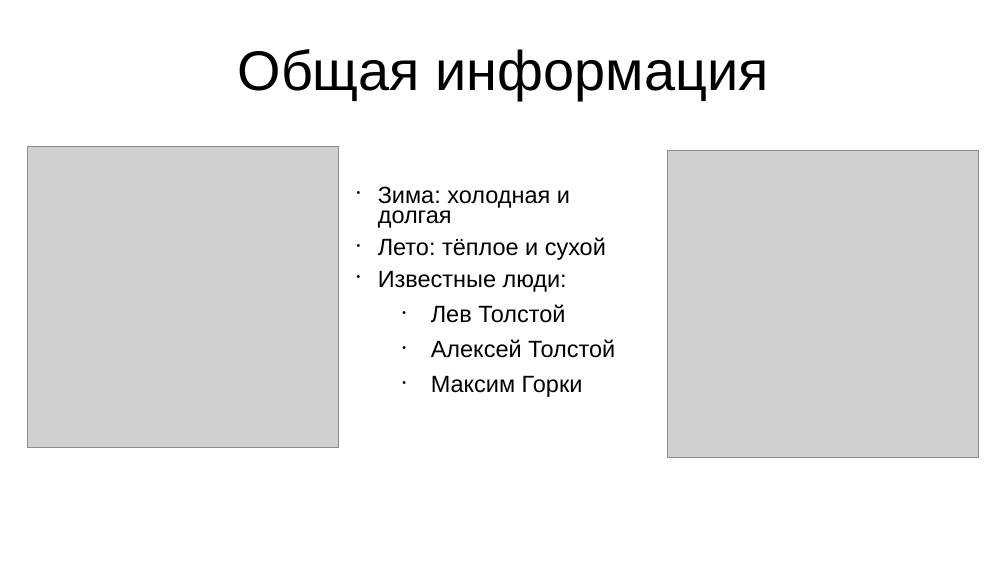
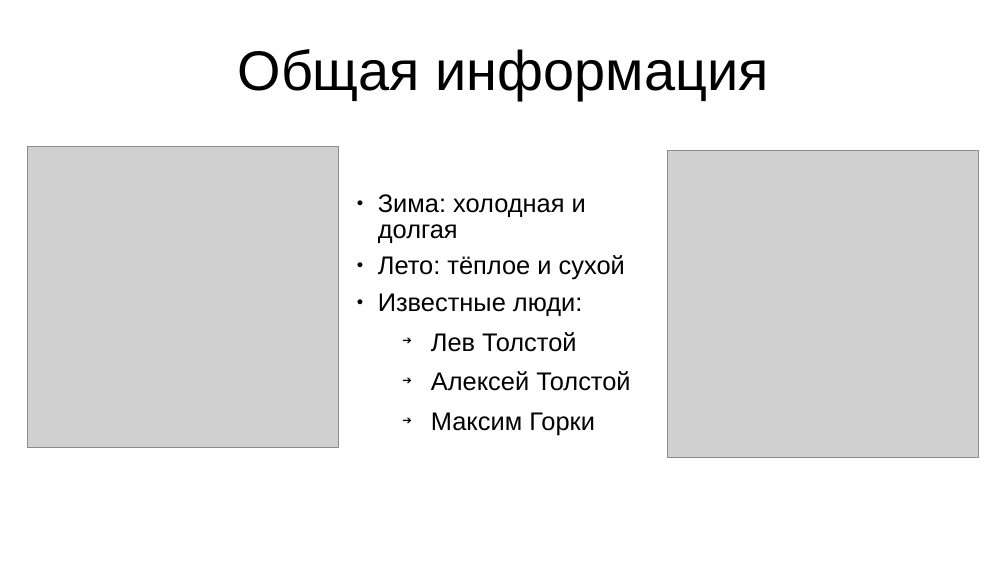
Before and after one commit to smooth7sphere/praesentation_samara, a slide deck: slide 4 of praesentation.odp (slide 3 before the commit). Drawn at 1008x567 pixels with LibreOffice and Linux fonts; fonts in the diff are those of the drawing; grey boxes stand for pictures; background and template pictures are left out. Boxes give left, top, right and bottom in pixels: in the first picture for what was removed or moved away, otherwise in the second. Text is boxed around its words. In the diff, an @@ line names an element or a change of style, - is before the commit and + after.

```diff
--- a/praesentation.odp
+++ b/praesentation.odp
@@ text "Зима: холодная и долгая" at box(378, 194, 630, 436): size 18.5 to 20 pt; bullet • to ●; line spacing 0.73 to 0.83; bullet • to ➔ @@
```
Also in this commit, not shown: 7 other slides changed, 1 slide added, 1 other file.
